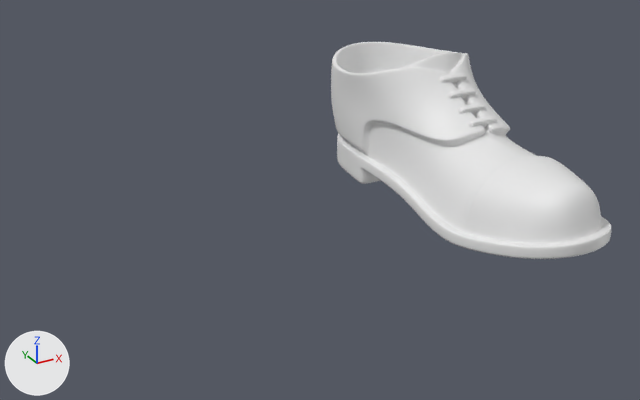
The Blender file Attires/Attires_Shoes/Attire_Shoes_ShoesOxfords/ShoesOxfords_HIGHPOLY.blend: old version first, new version second.
Before and after are seen from a 50 mm camera at (-0.291, -0.607, 0.287) aimed at (-0.005, -0.088, 0.028). The axes (+X, +Y, +Z) are drawn at lower left. The lights are the same throughout.

Objects in the first picture: 'Attire_Shoes_ShoesOxfords_HIGHPOLY'.
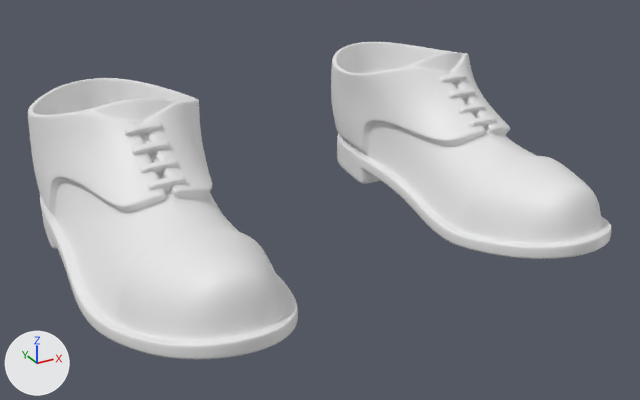
The change in detail:
Object 'Attire_Shoes_ShoesOxfords_HIGHPOLY' (ob_attire_shoes_shoesoxfords_highpoly) gains a MIRROR modifier named 'Mirror'.

Pixel boxes [x1, y1, x2, y2] of what changed, in the pictures (640 x 400 px):
'Attire_Shoes_ShoesOxfords_HIGHPOLY', modifiers changed (108% wider, 46% taller)
    before: [331, 42, 611, 259]
    after: [28, 42, 611, 359]
